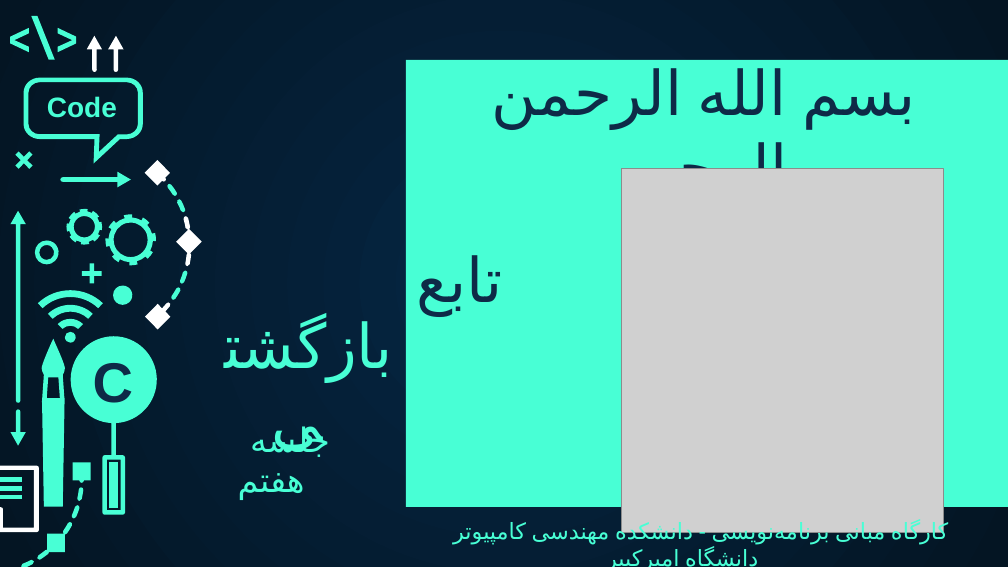
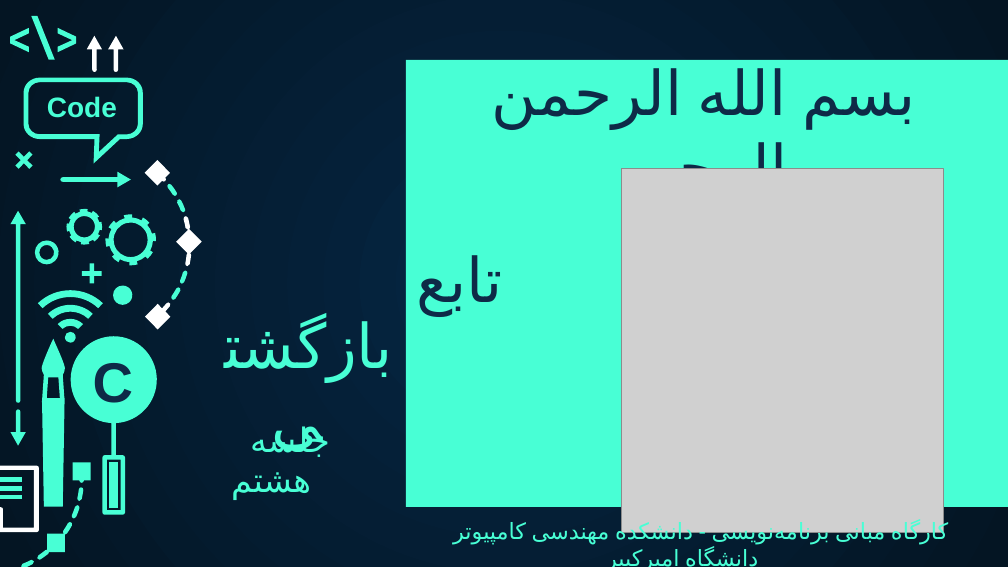
Before and after one commit to aut-ce/CE102-C-Lab, a slide deck: slide 1 of Lab/8-function/C-Lab_function_recursion.pptx. Drawn at 1008x567 pixels with LibreOffice and Linux fonts; fonts in the diff are those of the drawing; grey boxes stand for pictures. Boxes give left, top, right and bottom in pixels: in the first picture for what was removed or moved away, otherwise in the second. Text is boxed around its words. In the diff, an @@ line names an element or a change of style, - is before the commit and + after.

```diff
--- a/Lab/8-function/C-Lab_function_recursion.pptx
+++ b/Lab/8-function/C-Lab_function_recursion.pptx
@@ text at (231, 426, 330, 499): text changed @@
-جلسه هفتم
+جلسه هشتم
```
Also in this commit, not shown: 14 other slides changed, 1 other file.
